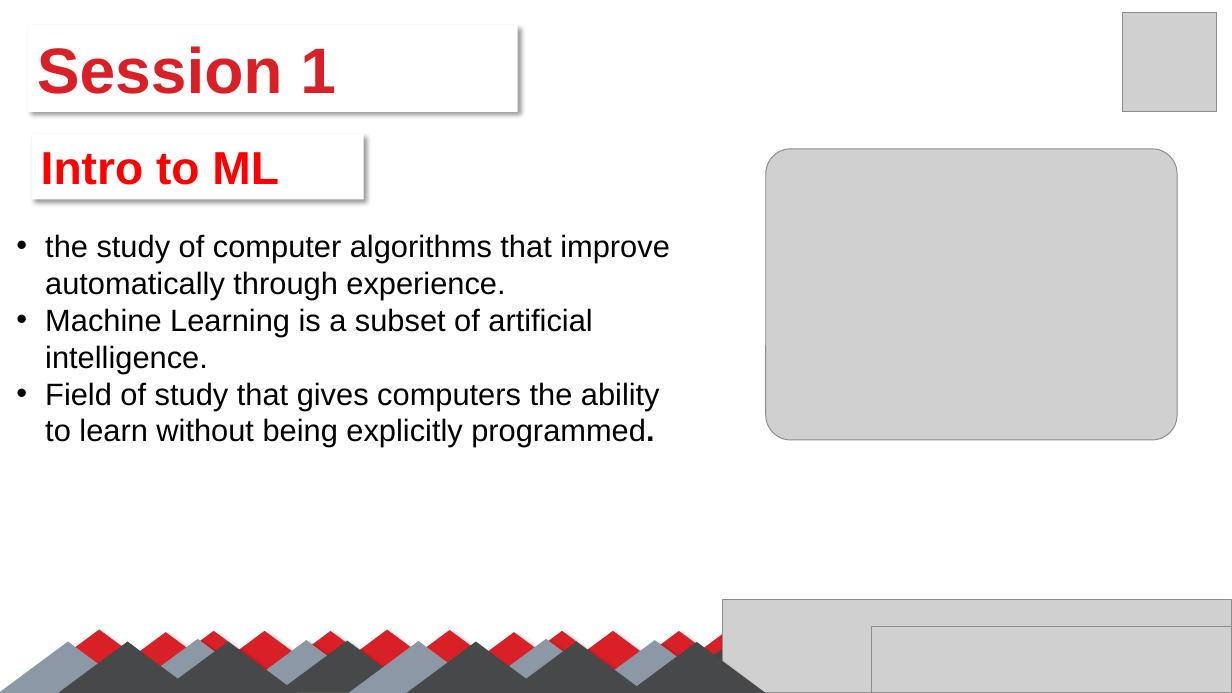
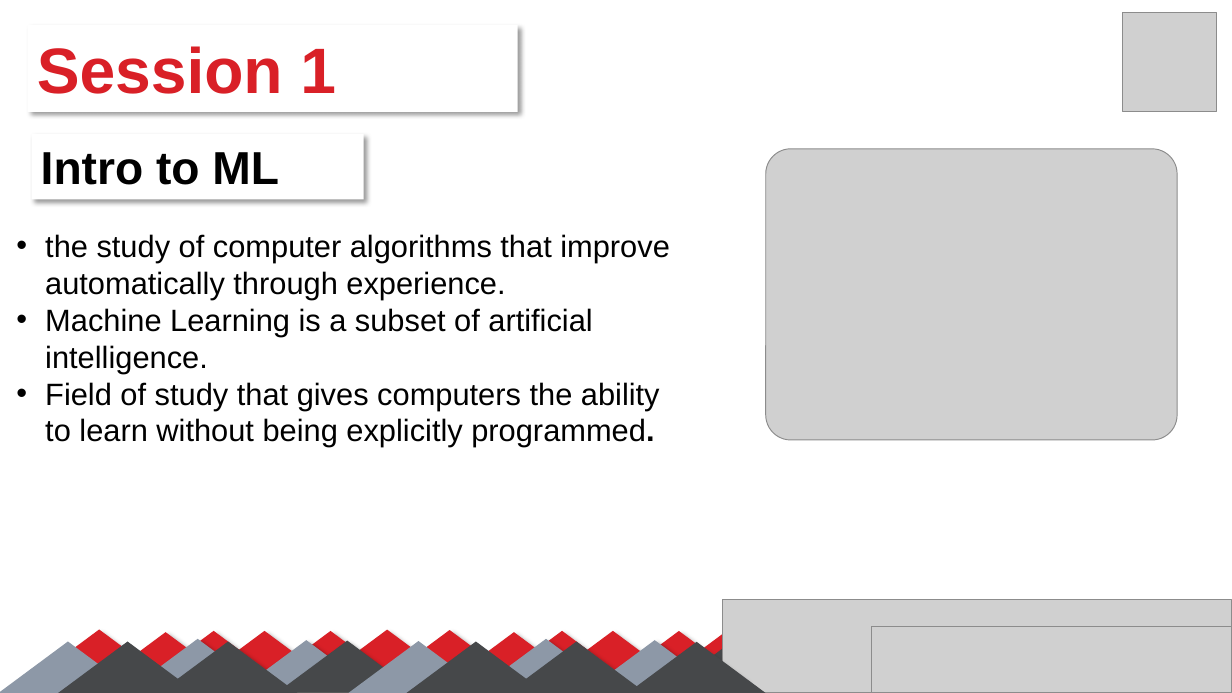
Before and after one commit to SalmaGira/machine-learning-workshop-Kvector, a slide deck: slide 3 of Sessions/Session 1/Session_01.pptx. Drawn at 1232x693 pixels with LibreOffice and Linux fonts; fonts in the diff are those of the drawing; grey boxes stand for pictures. Boxes give left, top, right and bottom in pixels: in the first picture for what was removed or moved away, otherwise in the second. Text is boxed around its words. In the diff, an @@ line names an element or a change of style, - is before the commit and + after.

```diff
--- a/Sessions/Session 1/Session_01.pptx
+++ b/Sessions/Session 1/Session_01.pptx
@@ rectangle "Intro to ML" at [31,134,363,200]: text colour #FF0000 to #000000 @@
```
Also in this commit, not shown: 10 other slides changed, 2 slides removed.
